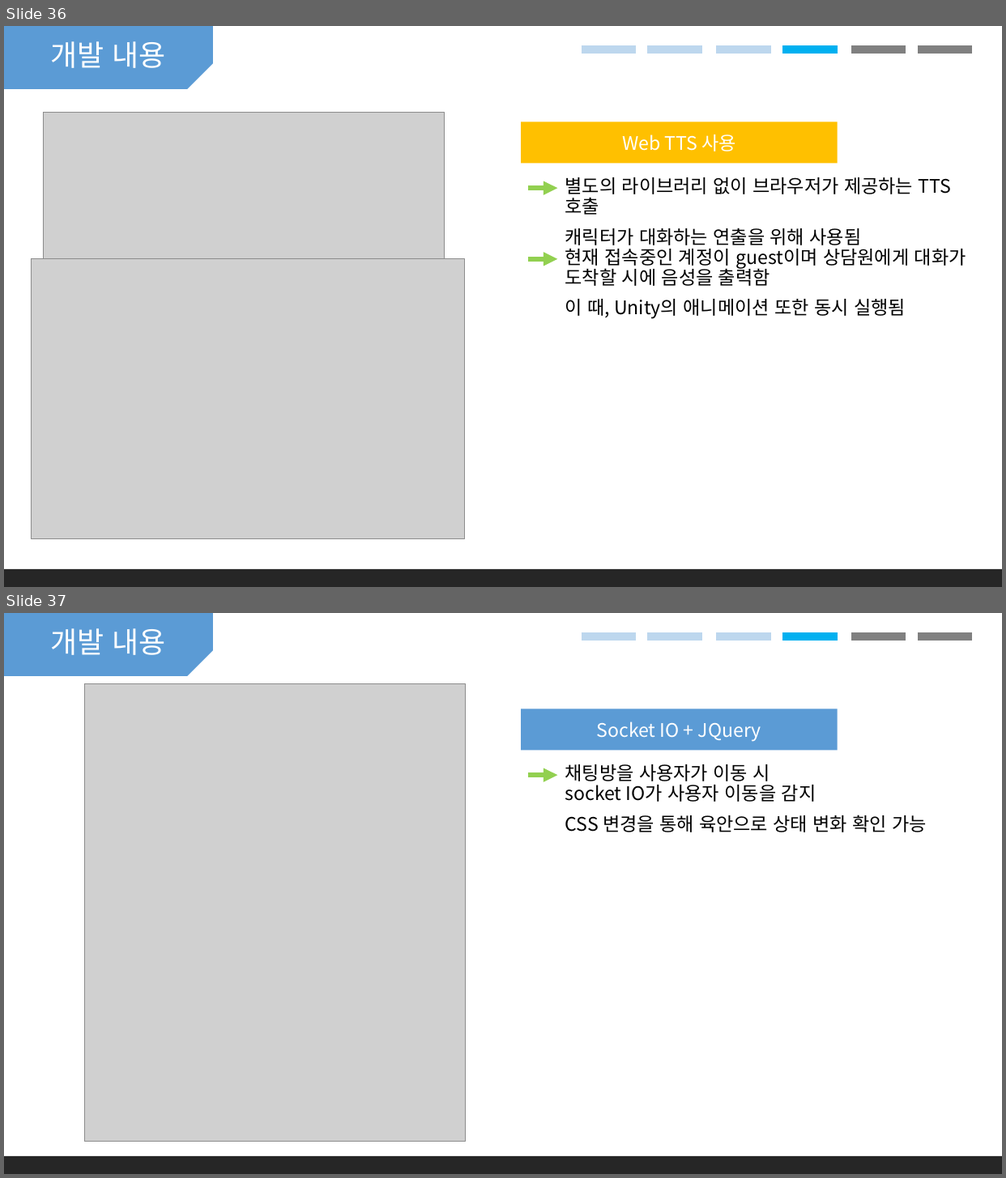
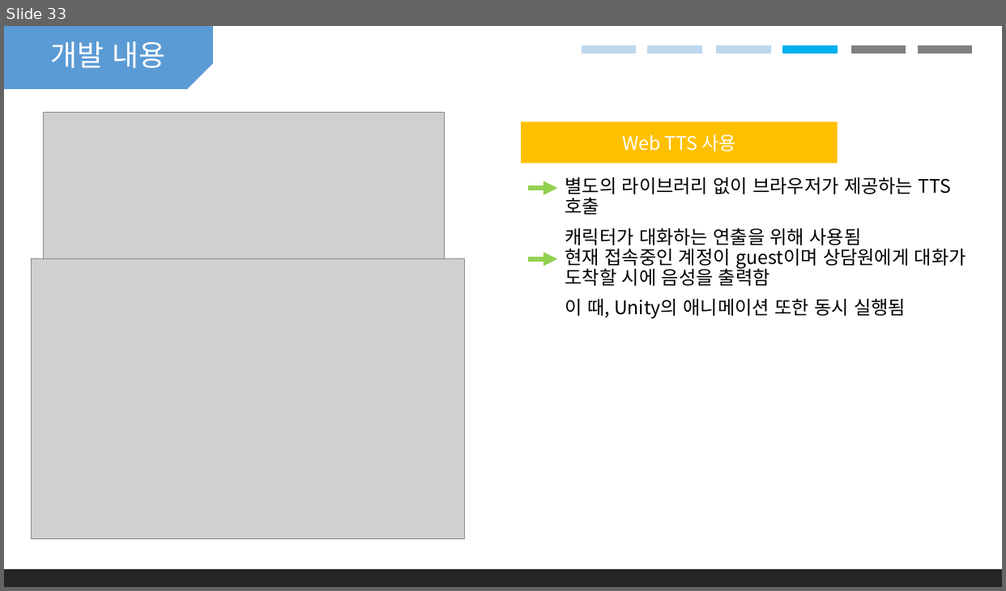
Before and after one commit to Aromdami/HybridAICharacter, a slide deck: 발표자료.pptx. Shown one above the other, each under a label of ours: slides 36 and 37 before the commit, slide 33 after it. The pictures are 1006x1178 and 1006x591 pixels, drawn with LibreOffice and Linux fonts; fonts in the diff are those of the drawing; grey boxes stand for pictures. Boxes give left, top, right and bottom in pixels: in the first picture for what was removed or moved away, otherwise in the second. Text is boxed around its words. In the diff, an @@ line names an element or a change of style, - is before the commit and + after.

Commit message:
PPT 업데이트
서론 내용 축약, 폰트 추가

```diff
--- a/발표자료.pptx
+++ b/발표자료.pptx
@@ slide 37 removed at <box>4,613,1002,1174</box>, background #FFFFFF @@
@@ snip rect removed at <box>4,613,213,676</box> @@
@@ text removed at <box>51,628,166,655</box> @@
-개발 내용
@@ line removed from (582, 636) to (636, 636) @@
@@ line removed from (648, 636) to (702, 636) @@
@@ line removed from (717, 636) to (771, 636) @@
@@ line removed from (782, 636) to (837, 636) @@
@@ line removed from (782, 636) to (837, 636) @@
@@ line removed from (851, 636) to (906, 636) @@
@@ line removed from (918, 636) to (972, 636) @@
@@ picture removed at <box>85,684,466,1142</box> @@
@@ rectangle removed at <box>522,709,838,750</box> @@
-Socket IO + JQuery
@@ arrow removed from (528, 776) to (558, 776) @@
@@ text removed at <box>565,764,927,833</box> @@
-채팅방을 사용자가 이동 시
-socket IO가 사용자 이동을 감지
-CSS 변경을 통해 육안으로 상태 변화 확인 가능
@@ rectangle removed at <box>4,1157,1002,1174</box> @@
@@ what was slide 36 is now slide 33 @@
```
Also in this commit, not shown: 3 slides changed, 3 other slides removed, 4 other files.
